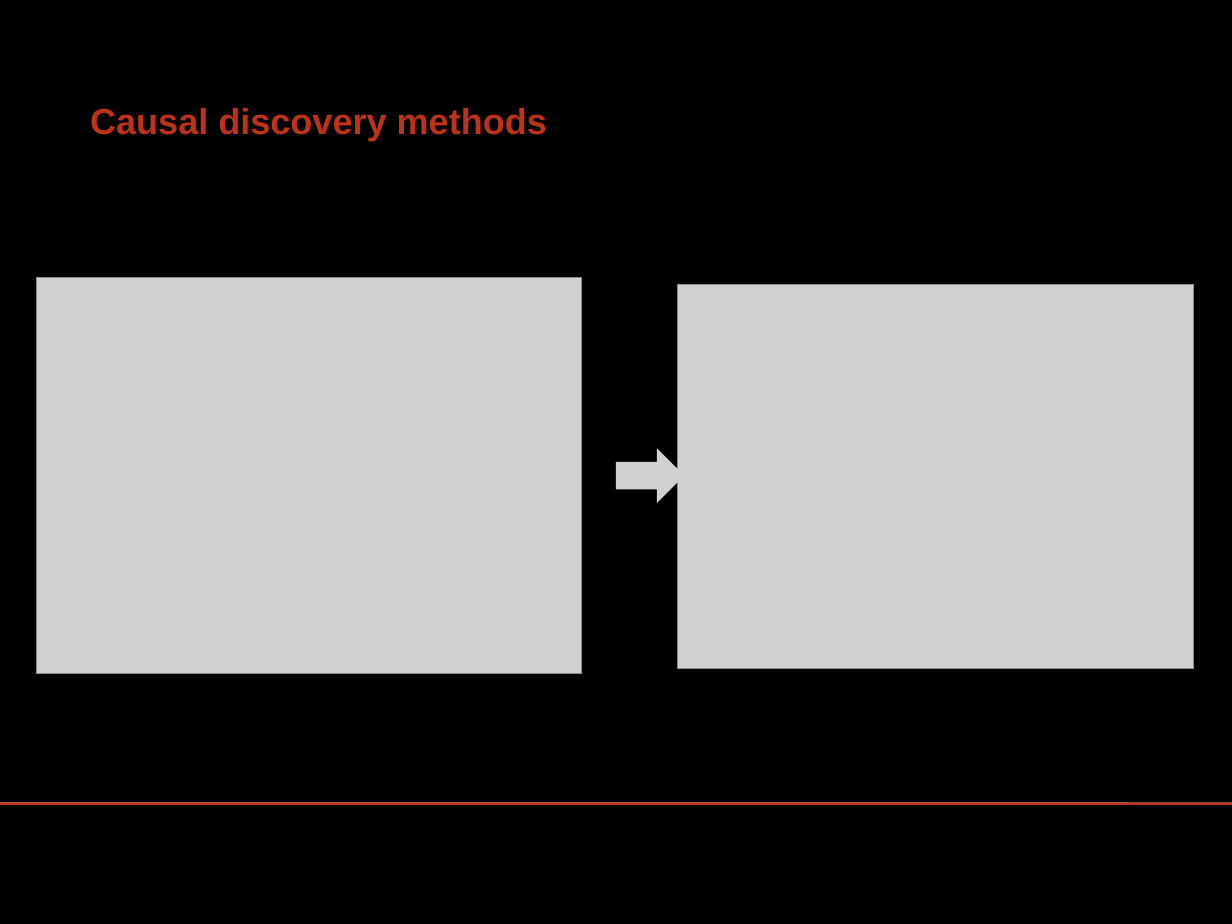
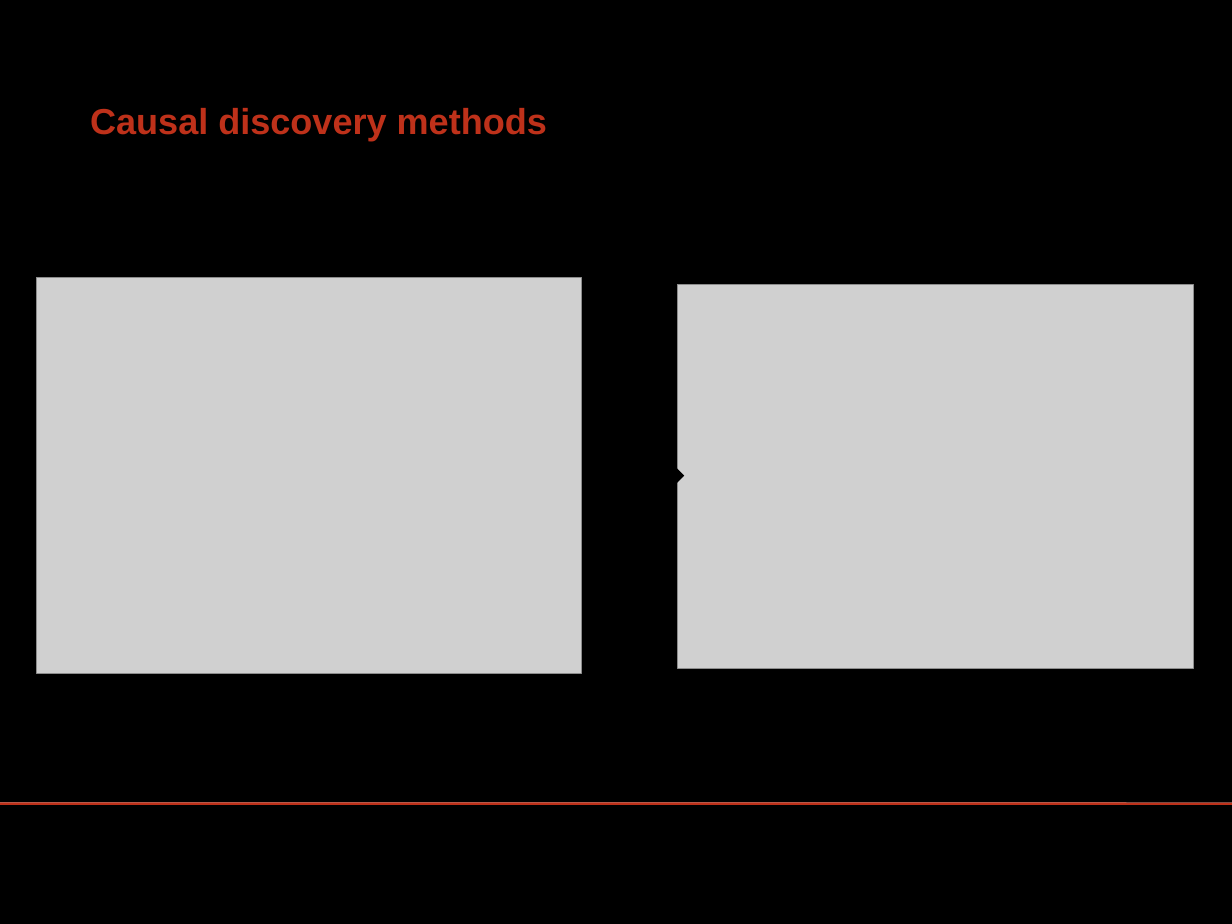
Before and after one commit to tomderuijter/EMS-PC, a slide deck: slide 6 of docs/proposal presentation/Proposal presentation.pptx. Drawn at 1232x924 pixels with LibreOffice and Linux fonts; fonts in the diff are those of the drawing; grey boxes stand for pictures; background and template pictures are left out. Boxes give left, top, right and bottom in pixels: in the first picture for what was removed or moved away, otherwise in the second. Text is boxed around its words. In the diff, an @@ line names an element or a change of style, - is before the commit and + after.

```diff
--- a/docs/proposal presentation/Proposal presentation.pptx
+++ b/docs/proposal presentation/Proposal presentation.pptx
@@ picture removed at [616,449,684,503] @@
@@ right arrow added at [616,449,684,503], fill #000000 @@
```
Also in this commit, not shown: 1 other slide changed.
